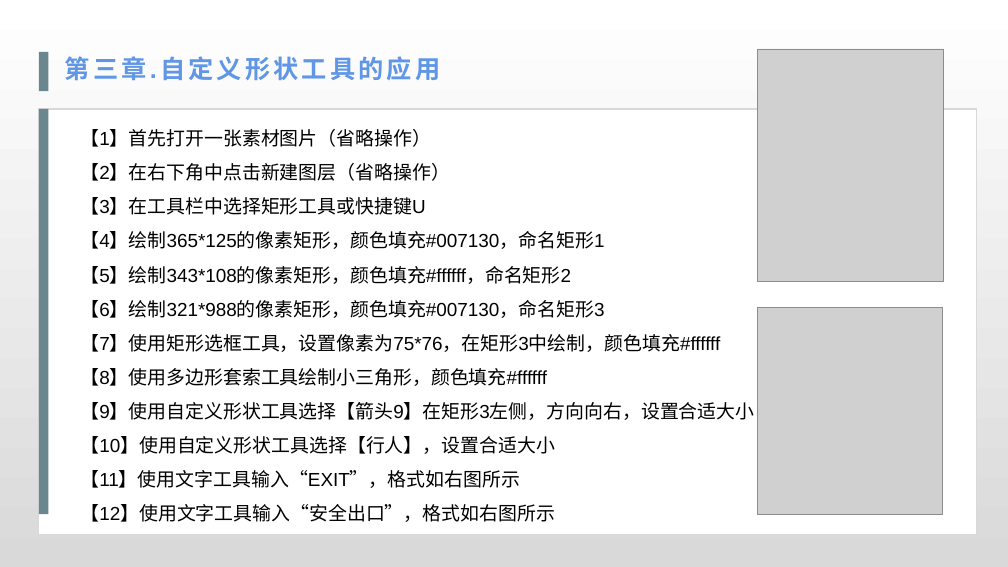
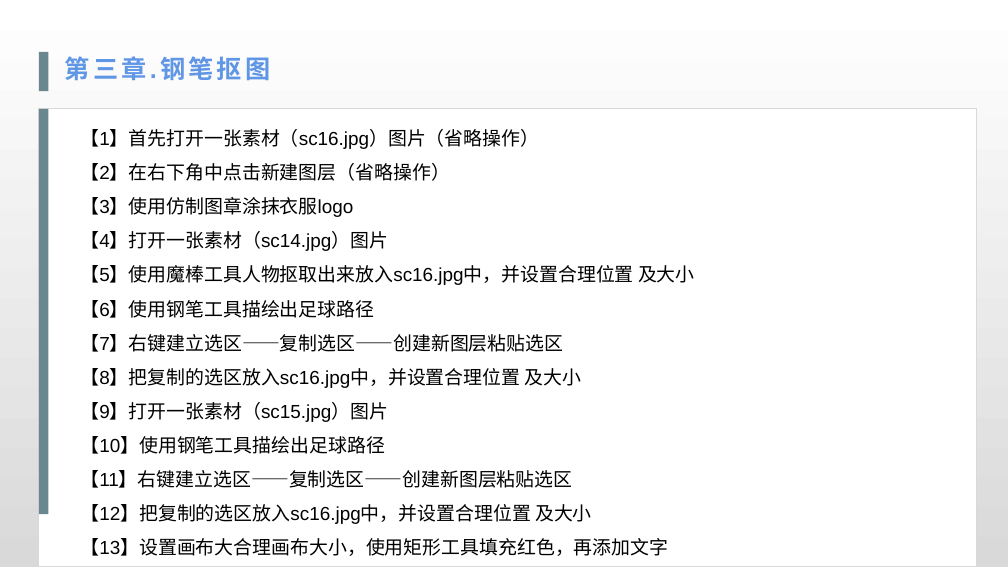
Before and after one commit to cckmit/typora-note, a slide deck: slide 13 of 计算机基础知识/ps/Photoshop第6章.pptx (slide 15 before the commit). Drawn at 1008x567 pixels with LibreOffice and Linux fonts; fonts in the diff are those of the drawing; grey boxes stand for pictures. Boxes give left, top, right and bottom in pixels: in the first picture for what was removed or moved away, otherwise in the second. Text is boxed around its words. In the diff, an @@ line names an element or a change of style, - is before the commit and + after.

```diff
--- a/计算机基础知识/ps/Photoshop第6章.pptx
+++ b/计算机基础知识/ps/Photoshop第6章.pptx
@@ text at [65,56,270,81]: text changed @@
-第三章.自定义形状工具的应用
+第三章.钢笔抠图
@@ picture removed at [758,49,944,281] @@
@@ rectangle: place and size @@
-rectangle at [39,109,977,535]
+rectangle at [39,109,977,567]
@@ text at [80,129,539,149]: text changed @@
-【1】首先打开一张素材图片（省略操作）
+【1】首先打开一张素材（sc16.jpg）图片（省略操作）
@@ text at [80,197,695,556]: text changed @@
-【3】在工具栏中选择矩形工具或快捷键U
-【4】绘制365*125的像素矩形，颜色填充#007130，命名矩形1
-【5】绘制343*108的像素矩形，颜色填充#ffffff，命名矩形2
-【6】绘制321*988的像素矩形，颜色填充#007130，命名矩形3
-【7】使用矩形选框工具，设置像素为75*76，在矩形3中绘制，颜色填充#ffffff
-【8】使用多边形套索工具绘制小三角形，颜色填充#ffffff
-【9】使用自定义形状工具选择【箭头9】在矩形3左侧，方向向右，设置合适大小
-【10】使用自定义形状工具选择【行人】，设置合适大小
-【11】使用文字工具输入“EXIT”，格式如右图所示
-【12】使用文字工具输入“安全出口”，格式如右图所示
+【3】使用仿制图章涂抹衣服logo
+【4】打开一张素材（sc14.jpg）图片
+【5】使用魔棒工具人物抠取出来放入sc16.jpg中，并设置合理位置 及大小
+【6】使用钢笔工具描绘出足球路径
+【7】右键建立选区——复制选区——创建新图层粘贴选区
+【8】把复制的选区放入sc16.jpg中，并设置合理位置 及大小
+【9】打开一张素材（sc15.jpg）图片
+【10】使用钢笔工具描绘出足球路径
+【11】右键建立选区——复制选区——创建新图层粘贴选区
+【12】把复制的选区放入sc16.jpg中，并设置合理位置 及大小
+【13】设置画布大合理画布大小，使用矩形工具填充红色，再添加文字
@@ picture removed at [758,308,943,514] @@
```
Also in this commit, not shown: 9 other slides changed, 1 slide added, 2 slides removed, 4 other files.
